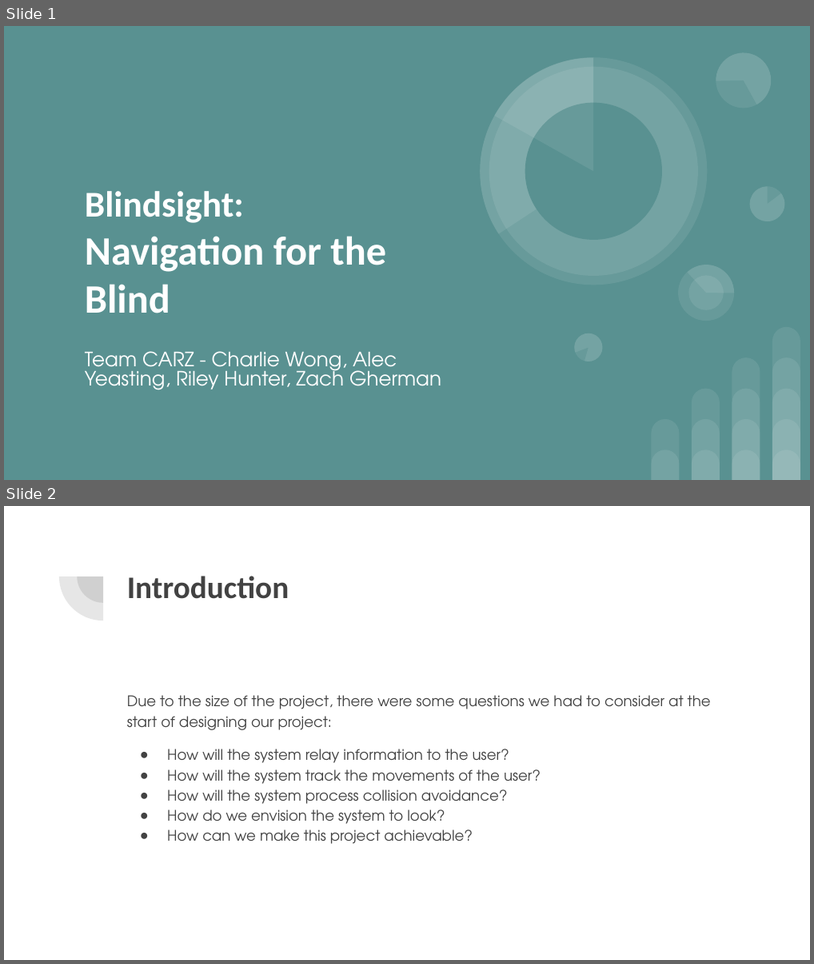
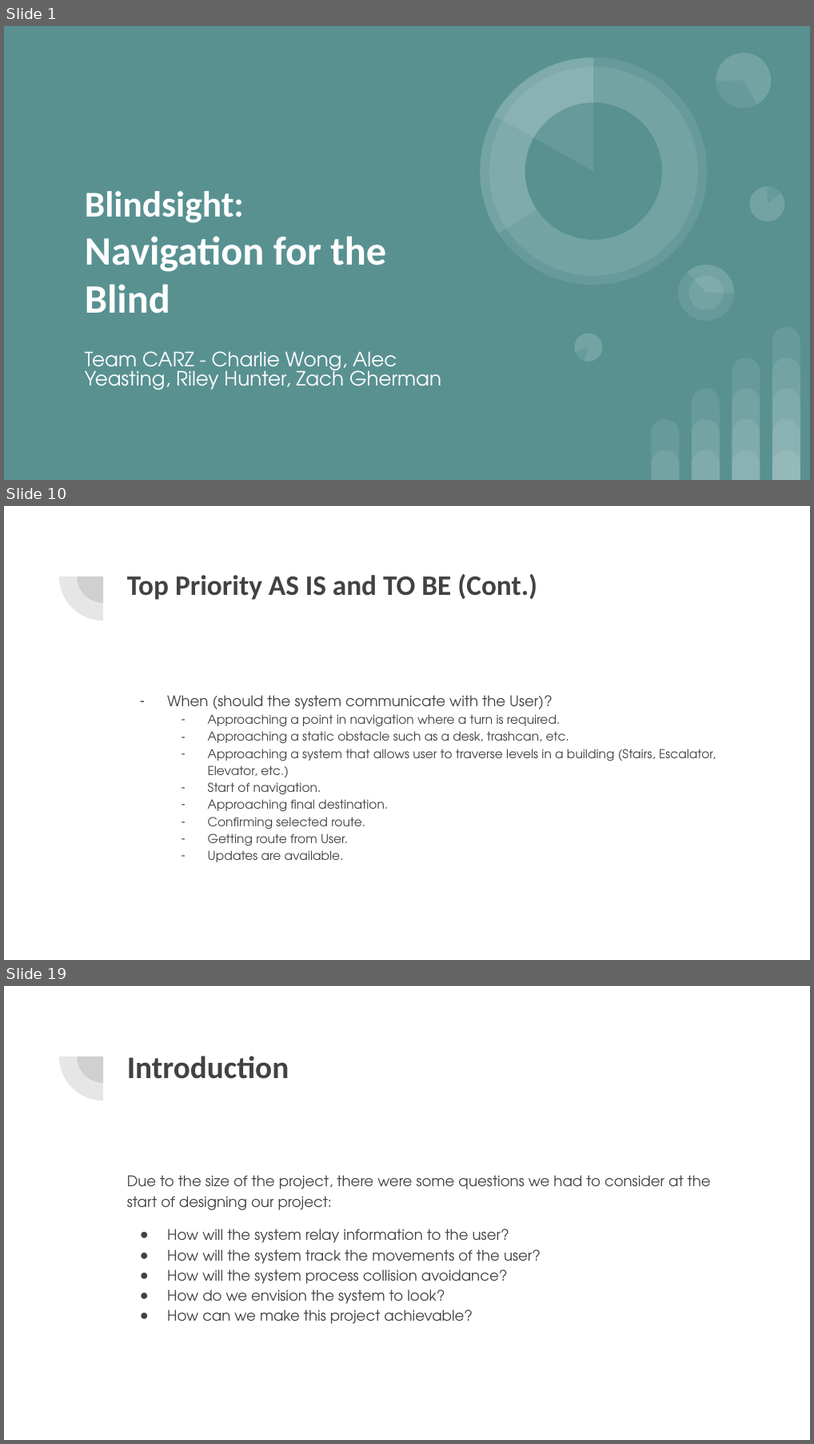
Before and after one commit to awyeasting/BlindSight, a slide deck: Documents/October Presentation.pptx. Shown one above the other, each under a label of ours: slides 1 and 2 before the commit, slides 1, 10 and 19 after it; the slides between them are not shown. The pictures are 814x964 and 814x1444 pixels, drawn with LibreOffice and Linux fonts; fonts in the diff are those of the drawing. Boxes give left, top, right and bottom in pixels: in the first picture for what was removed or moved away, otherwise in the second. Text is boxed around its words. In the diff, an @@ line names an element or a change of style, - is before the commit and + after.

```diff
--- a/Documents/October Presentation.pptx
+++ b/Documents/October Presentation.pptx
@@ slide 10 added at [4,506,810,960], background #FFFFFF; not listed: 2 template elements that a slide beside it also shows @@
@@ title added at [127,574,538,600], 25.2 pt, text #424242, bold @@
+Top Priority AS IS and TO BE (Cont.)
@@ text added at [167,695,716,862], 11 pt, text #424242 @@
+– When (should the system communicate with the User)?
+  – Approaching a point in navigation where a turn is required.
+  – Approaching a static obstacle such as a desk, trashcan, etc.
+  – Approaching a system that allows user to traverse levels in a building (Stairs, Escalator, Elevator, etc.)
+  – Start of navigation.
+  – Approaching final destination.
+  – Confirming selected route.
+  – Getting route from User.
+  – Updates are available.
@@ what was slide 2 is now slide 19 @@
```
Also in this commit, not shown: 16 other slides added.
